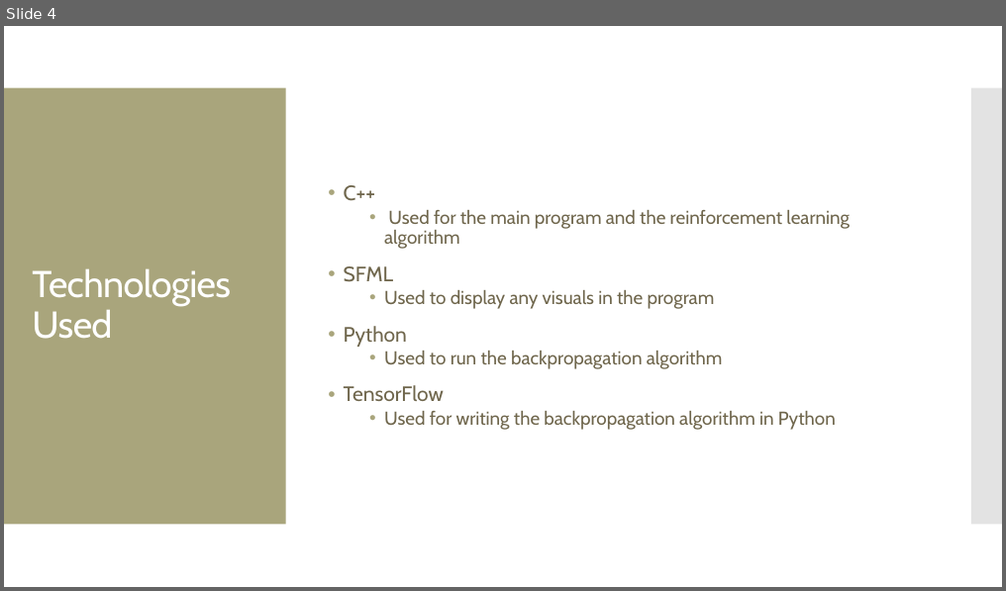
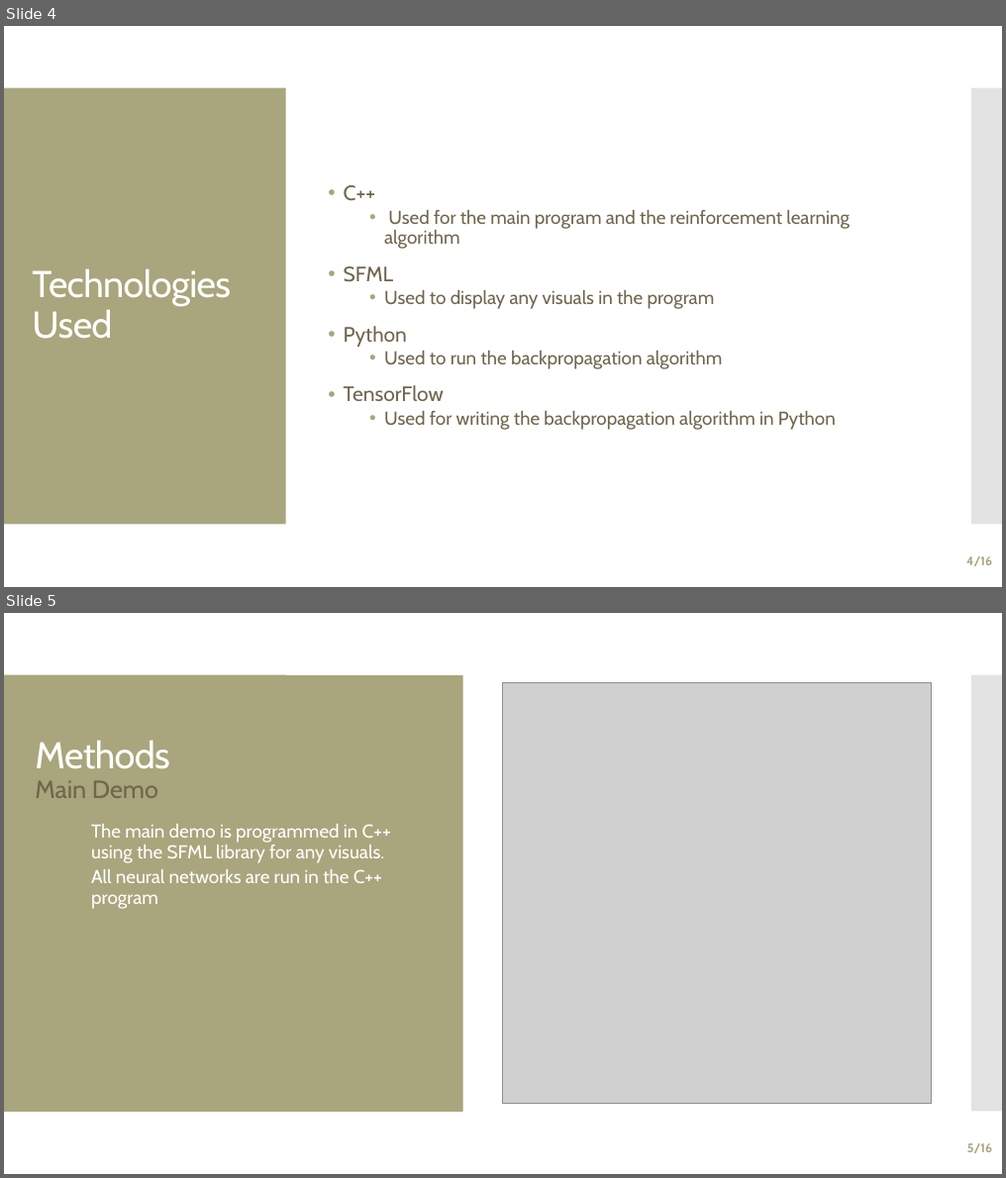
Before and after one commit to ClionaHayden/FYP-AIComparision, a slide deck: Docs/Final Presentation.pptx. Shown one above the other, each under a label of ours: slide 4 before the commit, slides 4 and 5 after it. The pictures are 1006x591 and 1006x1178 pixels, drawn with LibreOffice and Linux fonts; fonts in the diff are those of the drawing; grey boxes stand for pictures. Boxes give left, top, right and bottom in pixels: in the first picture for what was removed or moved away, otherwise in the second. Text is boxed around its words. In the diff, an @@ line names an element or a change of style, - is before the commit and + after.

```diff
--- a/Docs/Final Presentation.pptx
+++ b/Docs/Final Presentation.pptx
@@ slide 5 added at [4, 613, 1002, 1174], background #FFFFFF; not listed: 2 template elements that a slide beside it also shows @@
@@ rectangle added at [4, 675, 463, 1112], fill #A9A57C @@
@@ picture added at [503, 682, 932, 1104] @@
@@ title added at [35, 740, 169, 769], 36 pt, text #FFFFFF @@
+Methods
@@ text added at [35, 780, 158, 798], 24 pt, text #6F664C @@
+Main Demo
@@ text added at [91, 824, 391, 909], 18 pt, text #FFFFFF @@
+  • The main demo is programmed in C++ using the SFML library for any visuals.
+  • All neural networks are run in the C++ program
@@ page number added at [967, 1144, 992, 1154], 12 pt, text #A9A57C, bold @@
+5/16
@@ slide 4 changed as well @@
@@ page number added at [966, 557, 992, 567], 12 pt, text #A9A57C, bold @@
+4/16
```
Also in this commit, not shown: 10 other slides changed, 4 other slides added, 1 slide removed, 8 other files.
